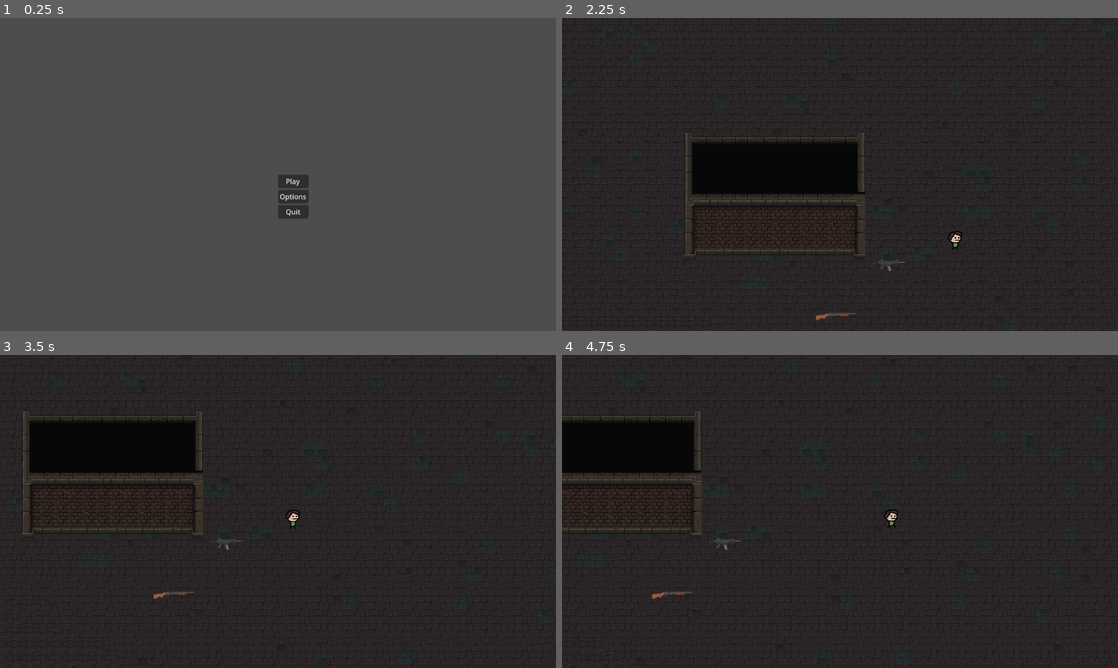
Above: before the commit, frames 1-4 (two rows, left to right).
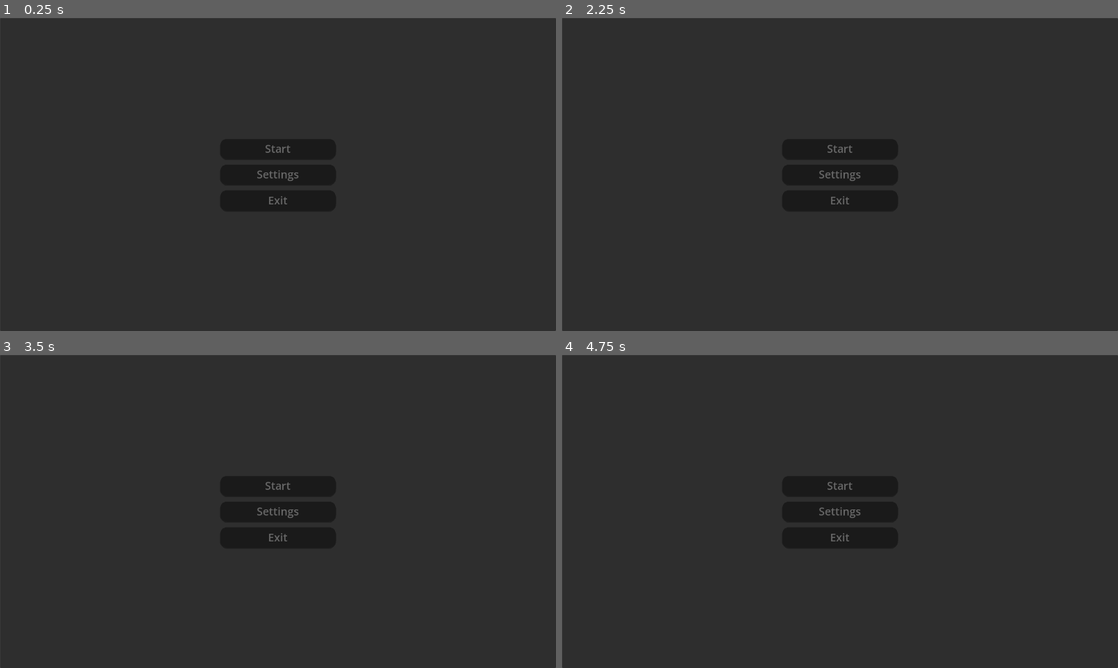
Above: after the commit, the same moments.

Repository: CapyBoi240/Devil-s-dungoen
Game: Godot game, scene res://Scenes/main_menu.tscn
Same seed, same stepped clock (60 frames per second), same inputs: the game is played once before the commit and once after it.
Inputs (mouse positions are in pixels of both pictures, inside the frame that each line leads up to):
- Up to frame 1 (0.25 s): no input
- Up to frame 2 (2.25 s): click (856, 196) at 0.5 s, where only the run before the commit has a clickable "Options"; click (856, 196) at 1.25 s, where only the run before the commit has a clickable "Back"; click (840, 174) at 2 s, where only the run after the commit has a clickable "Settings"
- Up to frame 3 (3.5 s): click (278, 486) at 2.75 s, where only the run after the commit has a clickable "Start"
- Up to frame 4 (4.75 s): click (840, 486) at 3.5 s, where only the run after the commit has a clickable "Start"; tap Enter at 4.25 s; move the mouse to (962, 495) at 4.27 s; hold D (right) from 4.28 s (still down); tap C (dash) at 4.35 s

The runs differ from the first frame. In frame 1, 99% of the frame differs, in the area x 0-100%, y 0-100%; in frame 2, 4.7%; in frame 3, 6.3%; in frame 4, 5.1%.

Commit message:
In_progress
fali png i nmg da nađem.

Diff:
--- a/Scenes/main_menu.tscn
+++ b/Scenes/main_menu.tscn
@@ -1,41 +1,68 @@
-[gd_scene load_steps=2 format=3 uid="uid://dl16j48qlx1uo"]
+[gd_scene load_steps=3 format=3 uid="uid://dl16j48qlx1uo"]
 
 [ext_resource type="Script" path="res://Scenes/main_menu.gd" id="1_7kv5h"]
 
+[sub_resource type="StyleBoxFlat" id="StyleBoxFlat_x5kg0"]
+bg_color = Color(0.103744, 0.103744, 0.103743, 1)
+corner_radius_top_left = 16
+corner_radius_top_right = 16
+corner_radius_bottom_right = 16
+corner_radius_bottom_left = 16
+shadow_color = Color(0.0475577, 0.0475576, 0.0475576, 0.6)
+shadow_size = 1
+shadow_offset = Vector2(0, 2)
+
 [node name="Main_menu" type="Control"]
 layout_mode = 3
+anchors_preset = 15
+anchor_right = 1.0
+anchor_bottom = 1.0
+grow_horizontal = 2
+grow_vertical = 2
+size_flags_horizontal = 4
+size_flags_vertical = 4
+script = ExtResource("1_7kv5h")
+
+[node name="VBoxContainer" type="VBoxContainer" parent="."]
+layout_mode = 1
 anchors_preset = 8
 anchor_left = 0.5
 anchor_top = 0.5
 anchor_right = 0.5
 anchor_bottom = 0.5
+offset_left = -133.0
+offset_top = -82.5
+offset_right = 133.0
+offset_bottom = 82.5
 grow_horizontal = 2
 grow_vertical = 2
-size_flags_horizontal = 4
-size_flags_vertical = 4
-script = ExtResource("1_7kv5h")
-metadata/_edit_use_anchors_ = true
+theme_override_constants/separation = 13
 
-[node name="MarginContainer" type="MarginContainer" parent="."]
-layout_mode = 0
-offset_right = 40.0
-offset_bottom = 40.0
+[node name="Button" type="Button" parent="VBoxContainer"]
+layout_mode = 2
+size_flags_vertical = 3
+theme_override_font_sizes/font_size = 25
+theme_override_styles/normal = SubResource("StyleBoxFlat_x5kg0")
+text = "Start"
 
-[node name="VBoxContainer" type="VBoxContainer" parent="MarginContainer"]
+[node name="Button2" type="Button" parent="VBoxContainer"]
 layout_mode = 2
+size_flags_vertical = 3
+theme_override_font_sizes/font_size = 25
+theme_override_styles/normal = SubResource("StyleBoxFlat_x5kg0")
+text = "Settings"
 
-[node name="Play" type="Button" parent="MarginContainer/VBoxContainer"]
+[node name="Button3" type="Button" parent="VBoxContainer"]
 layout_mode = 2
-text = "Play"
+size_flags_vertical = 3
+theme_override_font_sizes/font_size = 25
+theme_override_styles/normal = SubResource("StyleBoxFlat_x5kg0")
+text = "Exit"
 
-[node name="Options" type="Button" parent="MarginContainer/VBoxContainer"]
-layout_mode = 2
-text = "Options"
-
-[node name="Quit" type="Button" parent="MarginContainer/VBoxContainer"]
-layout_mode = 2
-text = "Quit"
-
-[connection signal="pressed" from="MarginContainer/VBoxContainer/Play" to="." method="_on_play_pressed"]
-[connection signal="pressed" from="MarginContainer/VBoxContainer/Options" to="." method="_on_options_pressed"]
-[connection signal="pressed" from="MarginContainer/VBoxContainer/Quit" to="." method="_on_quit_pressed"]
+[node name="Panel" type="Panel" parent="."]
+layout_mode = 1
+anchors_preset = 15
+anchor_right = 1.0
+anchor_bottom = 1.0
+grow_horizontal = 2
+grow_vertical = 2
Binary file added: download.jpg
Not shown, added: download.jpg.import
Not shown, added: Art/Tem8535.tmp
Not shown, added: Art/Temporary_background.jfif
Not shown, added: Scenes/Temporary_background.jfif
